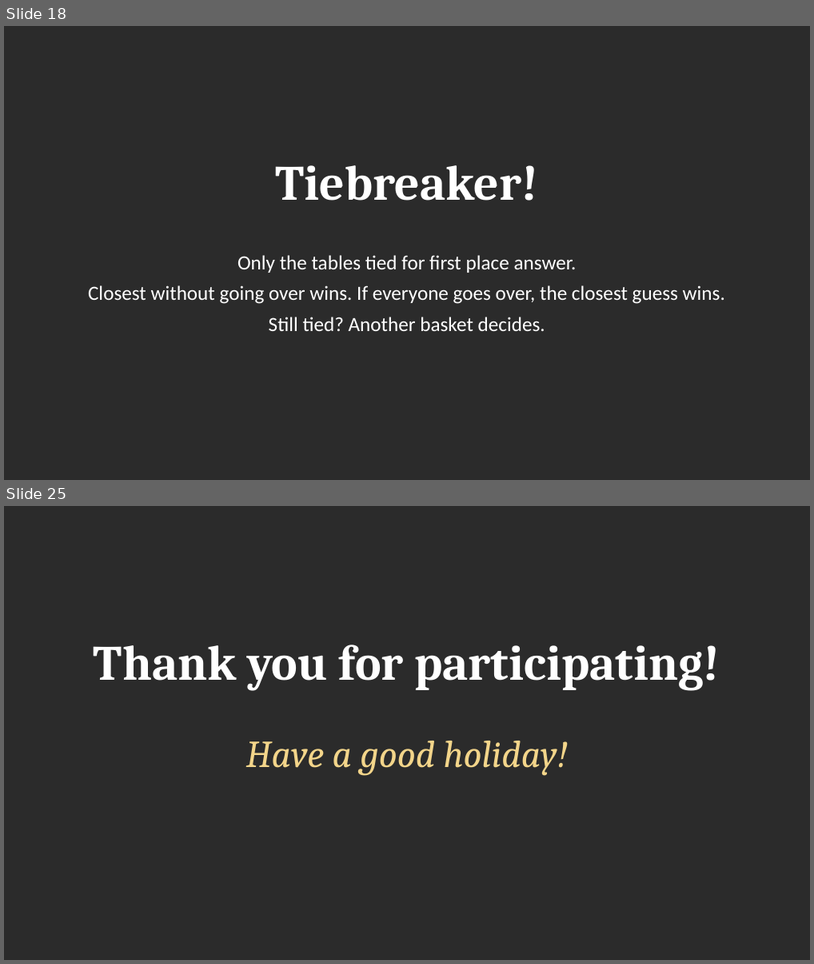
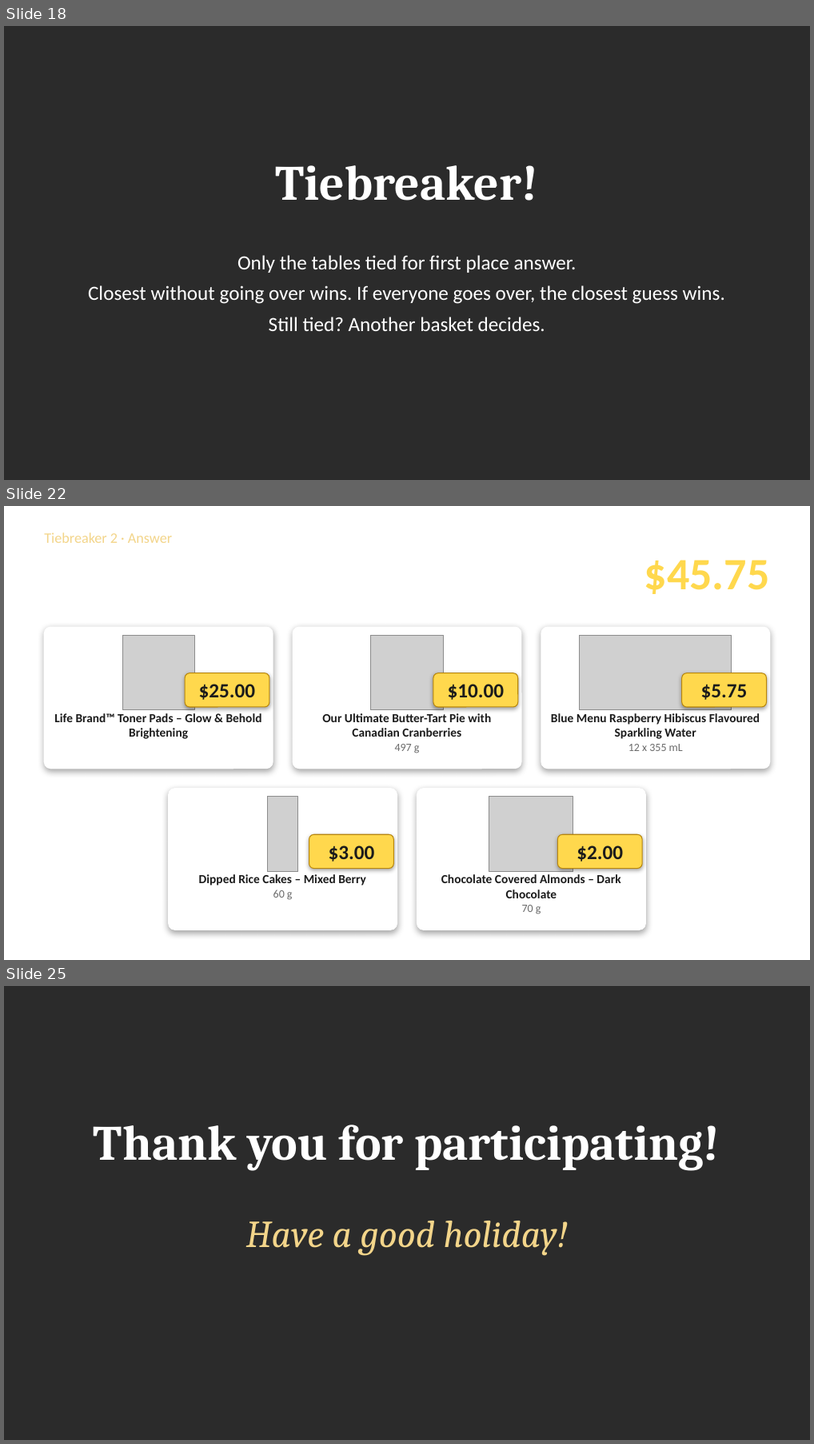
Before and after one commit to austery/price-guess-game, a slide deck: docs/Guess-the-Price-Backup-Slides.pptx. Shown one above the other, each under a label of ours: slides 18 and 25 before the commit, slides 18, 22 and 25 after it; the slides between them are not shown. The pictures are 814x964 and 814x1444 pixels, drawn with LibreOffice and Linux fonts; fonts in the diff are those of the drawing; grey boxes stand for pictures; background and template pictures are left out; a plain dark background stands for a picture behind light text. Boxes give left, top, right and bottom in pixels: in the first picture for what was removed or moved away, otherwise in the second. Text is boxed around its words. In the diff, an @@ line names an element or a change of style, - is before the commit and + after.

```diff
--- a/docs/Guess-the-Price-Backup-Slides.pptx
+++ b/docs/Guess-the-Price-Backup-Slides.pptx
@@ slide 22 added at (4,506,810,960), background picture (left out) @@
@@ text added at (44,532,172,543), 13 pt, text #F3D58A @@
+Tiebreaker 2 · Answer
@@ title added at (44,552,561,603), 30 pt, text #FFFFFF, bold @@
+Hostess Gift Bag
@@ text added at (645,560,770,594), 40 pt, text #FFD84D, bold @@
+Total
+$45.75
@@ text added at (44,596,561,620), 14 pt, text #FFFFFF @@
+Closest without going over wins!
@@ rounded rectangle added at (44,627,273,768), fill #FFFFFF, outline #FFFFFF 1 pt @@
@@ picture added at (122,635,194,710) @@
@@ rounded rectangle added at (293,627,521,768), fill #FFFFFF, outline #FFFFFF 1 pt @@
@@ picture added at (371,635,444,710) @@
@@ rounded rectangle added at (542,627,770,768), fill #FFFFFF, outline #FFFFFF 1 pt @@
@@ picture added at (580,635,731,710) @@
@@ rounded rectangle added at (185,673,270,707), fill #FFD84D, outline #B8860B 0.75 pt @@
@@ rounded rectangle added at (434,673,518,707), fill #FFD84D, outline #B8860B 0.75 pt @@
@@ rounded rectangle added at (682,673,767,707), fill #FFD84D, outline #B8860B 0.75 pt @@
@@ text added at (199,684,255,700), 18 pt, text #1B1B1B, bold @@
+$25.00
@@ text added at (448,684,504,700), 18 pt, text #1B1B1B, bold @@
+$10.00
@@ text added at (702,684,748,700), 18 pt, text #1B1B1B, bold @@
+$5.75
@@ text added at (54,713,262,739), 11 pt, text #1B1B1B, bold @@
+Life Brand™ Toner Pads – Glow & Behold Brightening
@@ text added at (322,713,491,753), 11 pt, text #1B1B1B, bold @@
+Our Ultimate Butter-Tart Pie with Canadian Cranberries
+497 g
@@ text added at (551,713,760,751), 11 pt, text #1B1B1B, bold @@
+Blue Menu Raspberry Hibiscus Flavoured Sparkling Water
+12 x 355 mL
@@ rounded rectangle added at (169,788,397,929), fill #FFFFFF, outline #FFFFFF 1 pt @@
@@ rounded rectangle added at (417,788,645,929), fill #FFFFFF, outline #FFFFFF 1 pt @@
@@ picture added at (268,796,298,872) @@
@@ picture added at (490,796,574,872) @@
@@ rounded rectangle added at (310,834,394,868), fill #FFD84D, outline #B8860B 0.75 pt @@
@@ rounded rectangle added at (558,834,642,868), fill #FFD84D, outline #B8860B 0.75 pt @@
@@ text added at (329,845,375,861), 18 pt, text #1B1B1B, bold @@
+$3.00
@@ text added at (577,845,623,861), 18 pt, text #1B1B1B, bold @@
+$2.00
@@ text added at (199,874,366,900), 11 pt, text #1B1B1B, bold @@
+Dipped Rice Cakes – Mixed Berry
+60 g
@@ text added at (442,874,621,914), 11 pt, text #1B1B1B, bold @@
+Chocolate Covered Almonds – Dark Chocolate
+70 g
```
Also in this commit, not shown: 12 slides changed, 7 other slides added, 8 slides removed.
